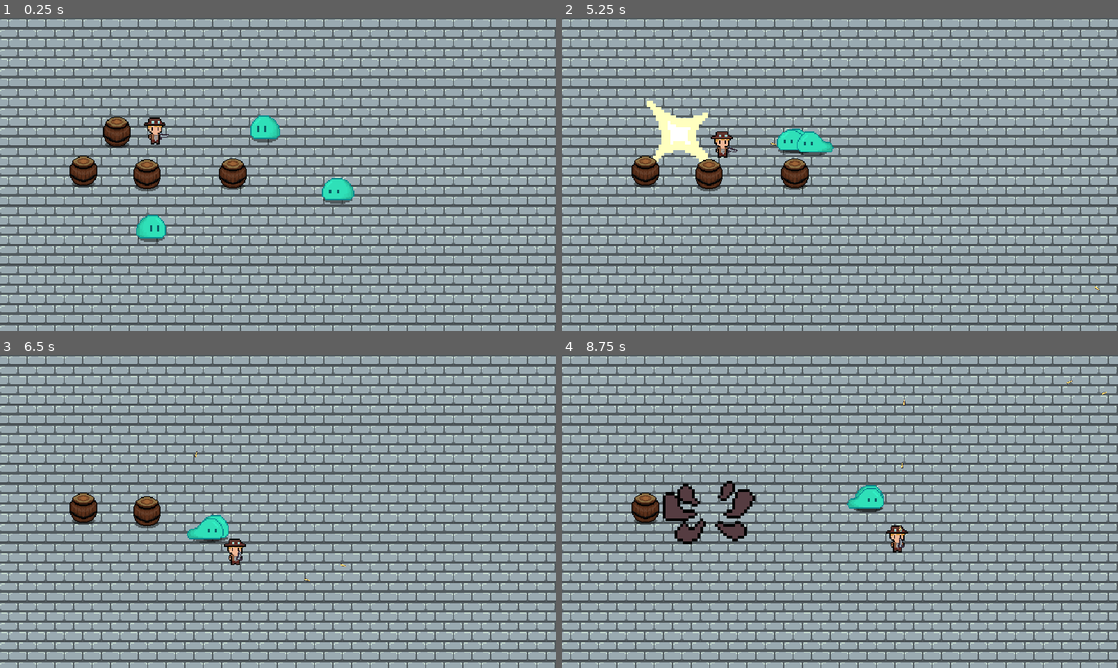
Above: before the commit, frames 1-4 (two rows, left to right).
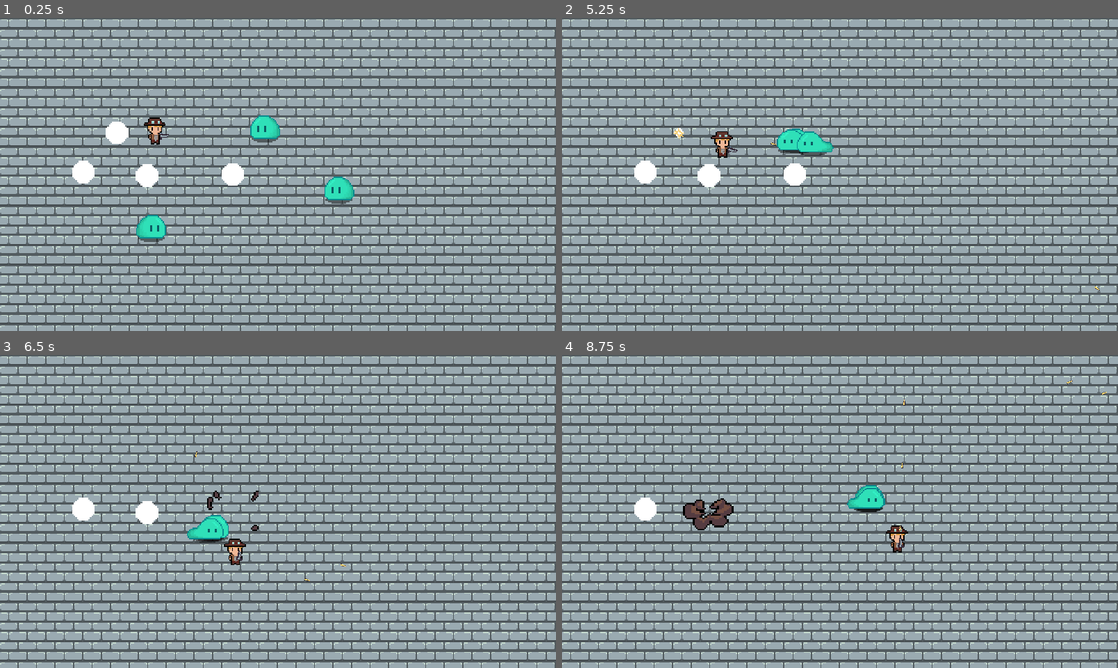
Above: after the commit, the same moments.

Repository: WAIWAI-PARTY/Life-after-people
Game: Godot game, scene res://World.tscn
The game is run twice, just before and just after one commit, with the same random seed, the same clock (stepped at 60 frames per second) and the same inputs.
Inputs (mouse positions are in pixels of both pictures, inside the frame that each line leads up to):
- Up to frame 1 (0.25 s): no input
- Up to frame 2 (5.25 s): move the mouse to (962, 158) at 0.52 s; press the mouse at (962, 158) at 0.53 s; hold D (ui_right) 0.53-1.28 s; move the mouse to (728, 190) at 1.27 s; release the mouse at (728, 190) at 1.28 s; hold S (ui_down) 1.28-2.03 s; click (728, 190) at 1.35 s; move the mouse to (895, 105) at 2.02 s; press the mouse at (895, 105) at 2.03 s; hold D (ui_right) 2.03-2.78 s; move the mouse to (812, 237) at 2.77 s; release the mouse at (812, 237) at 2.78 s; hold W (ui_up) 2.78-3.53 s; click (812, 237) at 2.85 s; move the mouse to (1006, 221) at 3.52 s; press the mouse at (1006, 221) at 3.53 s; hold A (ui_left) 3.53-5.03 s; move the mouse to (673, 127) at 4.27 s; release the mouse at (673, 127) at 4.28 s; click (673, 127) at 4.35 s; move the mouse to (867, 174) at 5.02 s; press the mouse at (867, 174) at 5.03 s; hold S (ui_down) from 5.03 s (still down)
- Up to frame 3 (6.5 s): move the mouse to (194, 433) at 5.77 s; release S (ui_down) at 5.78 s; release the mouse at (194, 433) at 5.78 s; hold D (ui_right) from 5.78 s (still down); click (194, 433) at 5.85 s
- Up to frame 4 (8.75 s): move the mouse to (962, 495) at 6.52 s; release D (ui_right) at 6.53 s; press the mouse at (962, 495) at 6.53 s; hold W (ui_up) 6.53-7.28 s; move the mouse to (728, 527) at 7.27 s; release the mouse at (728, 527) at 7.28 s; hold D (ui_right) 7.28-8.03 s; click (728, 527) at 7.35 s; move the mouse to (895, 442) at 8.02 s; press the mouse at (895, 442) at 8.03 s; hold S (ui_down) from 8.03 s (still down)

The runs differ from the first frame. In frame 1, 1.8% of the frame differs, in the area x 12-64%, y 31-60%; in frame 2, 2.3%, in the area x 12-45%, y 26-56%; in frame 3, 1.0%; in frame 4, 2.2%.

Commit message:
fix explosion

Diff:
--- a/Enemy/Slime.tscn
+++ b/Enemy/Slime.tscn
@@ -76,7 +76,7 @@
 [node name="slimeAnimation" type="AnimatedSprite" parent="."]
 frames = SubResource( 9 )
 animation = "idle"
-frame = 3
+frame = 4
 playing = true
 offset = Vector2( 1, -5 )
 
--- a/World/Barrel.gd
+++ b/World/Barrel.gd
@@ -1,11 +1,8 @@
 extends KinematicBody2D
-var explosion = preload("res://Effect/Explosion_Effect.tscn")
-onready var hitbox = $hitbox
+onready var anim = $AnimationPlayer
 func _on_hurtbox_area_entered(_area):
-	hitbox.scale = Vector2(1,1)
-	var edf = explosion.instance()
-	get_parent().add_child(edf)
-	edf.scale*=2.5
-	edf.global_position = global_position
-	yield(get_tree().create_timer(0.1), "timeout")
+	anim.play("anim")
+
+
+func _on_AnimationPlayer_animation_finished(anim_name):
 	queue_free()
--- a/World/Barrel.tscn
+++ b/World/Barrel.tscn
@@ -1,9 +1,36 @@
-[gd_scene load_steps=8 format=2]
+[gd_scene load_steps=9 format=2]
 
 [ext_resource path="res://imports/barrel.png" type="Texture" id=1]
 [ext_resource path="res://hitandhurt/hurtbox.tscn" type="PackedScene" id=2]
 [ext_resource path="res://World/Barrel.gd" type="Script" id=3]
 [ext_resource path="res://hitandhurt/hitbox.tscn" type="PackedScene" id=4]
+
+[sub_resource type="Animation" id=4]
+resource_name = "anim"
+tracks/0/type = "value"
+tracks/0/path = NodePath("Sprite:frame")
+tracks/0/interp = 1
+tracks/0/loop_wrap = true
+tracks/0/imported = false
+tracks/0/enabled = true
+tracks/0/keys = {
+"times": PoolRealArray( 0, 0.1, 0.2, 0.3, 0.4, 0.5, 0.6, 0.7, 0.8, 0.9 ),
+"transitions": PoolRealArray( 1, 1, 1, 1, 1, 1, 1, 1, 1, 1 ),
+"update": 1,
+"values": [ 1, 2, 3, 4, 5, 6, 7, 8, 9, 10 ]
+}
+tracks/1/type = "value"
+tracks/1/path = NodePath("hitbox/CollisionShape2D:disabled")
+tracks/1/interp = 1
+tracks/1/loop_wrap = true
+tracks/1/imported = false
+tracks/1/enabled = true
+tracks/1/keys = {
+"times": PoolRealArray( 0, 1 ),
+"transitions": PoolRealArray( 1, 1 ),
+"update": 1,
+"values": [ false, true ]
+}
 
 [sub_resource type="CapsuleShape2D" id=2]
 radius = 7.14284
@@ -14,7 +41,7 @@
 height = 2.85714
 
 [sub_resource type="CircleShape2D" id=3]
-radius = 50.0
+radius = 62.8734
 
 [node name="barrel" type="KinematicBody2D"]
 scale = Vector2( 0.7, 0.7 )
@@ -22,8 +49,12 @@
 script = ExtResource( 3 )
 
 [node name="Sprite" type="Sprite" parent="."]
-position = Vector2( 2, 0 )
 texture = ExtResource( 1 )
+hframes = 11
+frame = 1
+
+[node name="AnimationPlayer" type="AnimationPlayer" parent="."]
+anims/anim = SubResource( 4 )
 
 [node name="CollisionShape2D" type="CollisionShape2D" parent="."]
 position = Vector2( 0, 9 )
@@ -39,7 +70,6 @@
 shape = SubResource( 1 )
 
 [node name="hitbox" parent="." instance=ExtResource( 4 )]
-scale = Vector2( 1e-05, 1e-05 )
 collision_layer = 4
 collision_mask = 0
 damage = 500
@@ -47,7 +77,9 @@
 [node name="CollisionShape2D" parent="hitbox" index="0"]
 position = Vector2( -4.76837e-07, -4.76837e-07 )
 shape = SubResource( 3 )
+disabled = true
 
+[connection signal="animation_finished" from="AnimationPlayer" to="." method="_on_AnimationPlayer_animation_finished"]
 [connection signal="area_entered" from="hurtbox" to="." method="_on_hurtbox_area_entered"]
 
 [editable path="hurtbox"]
--- a/hitandhurt/hurtbox.gd
+++ b/hitandhurt/hurtbox.gd
@@ -23,7 +23,7 @@
 	set_deferred("monitoring", true)
 
 
-func _on_hurtbox_area_entered(area):
+func _on_hurtbox_area_entered(_area):
 	var hf = hiteffect.instance()
 	get_parent().add_child(hf)
 	hf.global_position = global_position
Binary file changed: imports/EnemyDeathEffect.png
Binary file changed: imports/barrel.png
